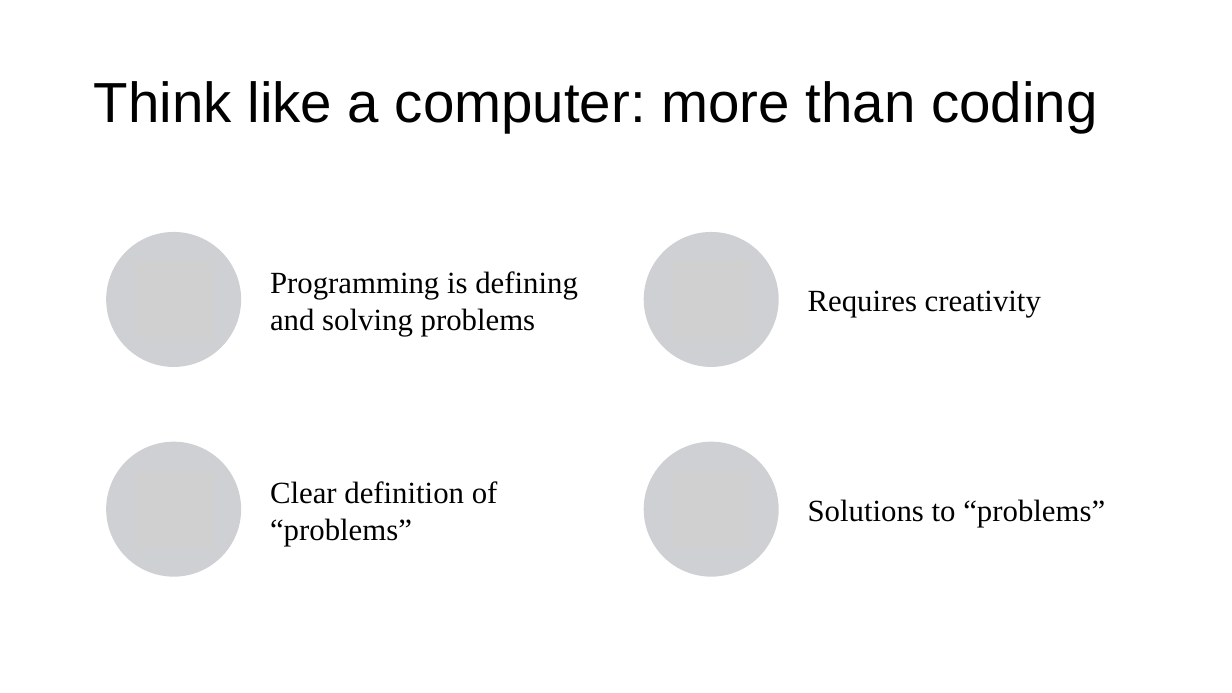
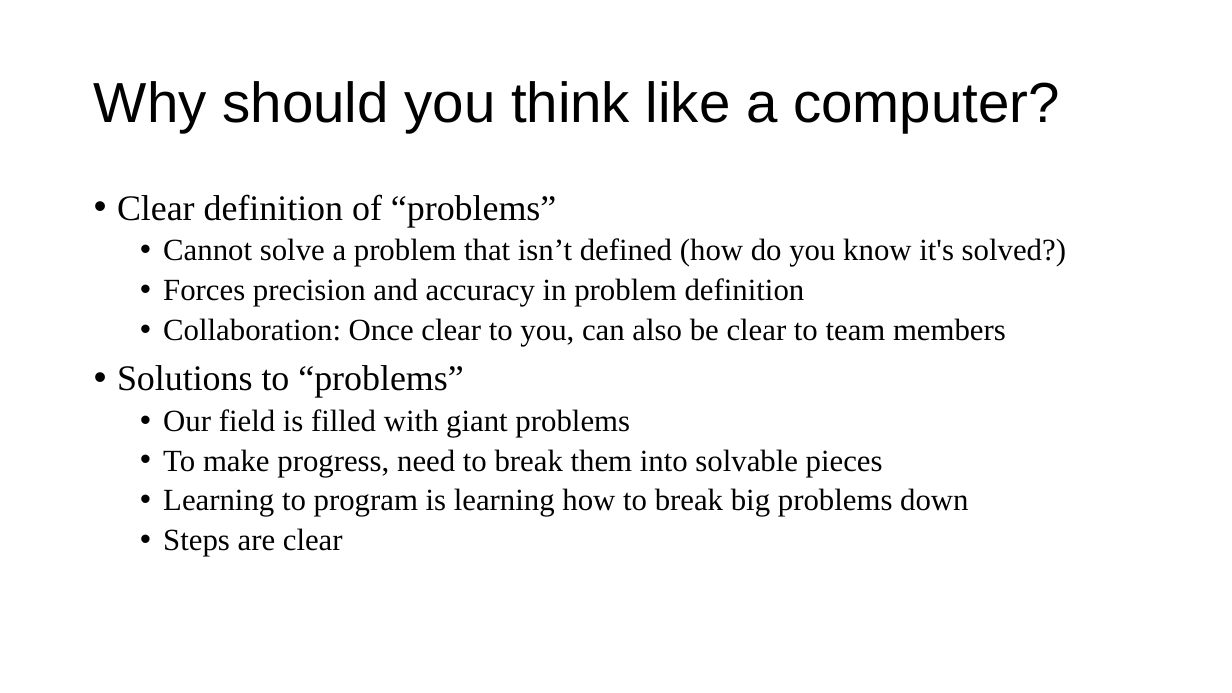
Before and after one commit to a5creel/intro_to_programming, a slide deck: slide 13 of lecture_material/1_think_like_computer.pptx. Drawn at 1232x693 pixels with LibreOffice and Linux fonts; fonts in the diff are those of the drawing; grey boxes stand for pictures. Boxes give left, top, right and bottom in pixels: in the first picture for what was removed or moved away, otherwise in the second. Text is boxed around its words. In the diff, an @@ line names an element or a change of style, - is before the commit and + after.

```diff
--- a/lecture_material/1_think_like_computer.pptx
+++ b/lecture_material/1_think_like_computer.pptx
@@ title at box(94, 81, 1060, 132): text changed @@
-Think like a computer: more than coding
+Why should you think like a computer?
@@ text added at box(117, 194, 1066, 556), 24 pt, text #000000 @@
+• Clear definition of “problems”
+  • Cannot solve a problem that isn’t defined (how do you know it's solved?)
+  • Forces precision and accuracy in problem definition
+  • Collaboration: Once clear to you, can also be clear to team members
+• Solutions to “problems”
+  • Our field is filled with giant problems
+  • To make progress, need to break them into solvable pieces
+  • Learning to program is learning how to break big problems down
+  • Steps are clear
@@ group removed at box(106, 232, 1105, 577): 4 ellipses, 4 pictures, 4 texts @@
-Programming is defining and solving problems
-Requires creativity
-Clear definition of “problems”
-Solutions to “problems”
```
Also in this commit, not shown: 12 other slides changed, 4 other files.
